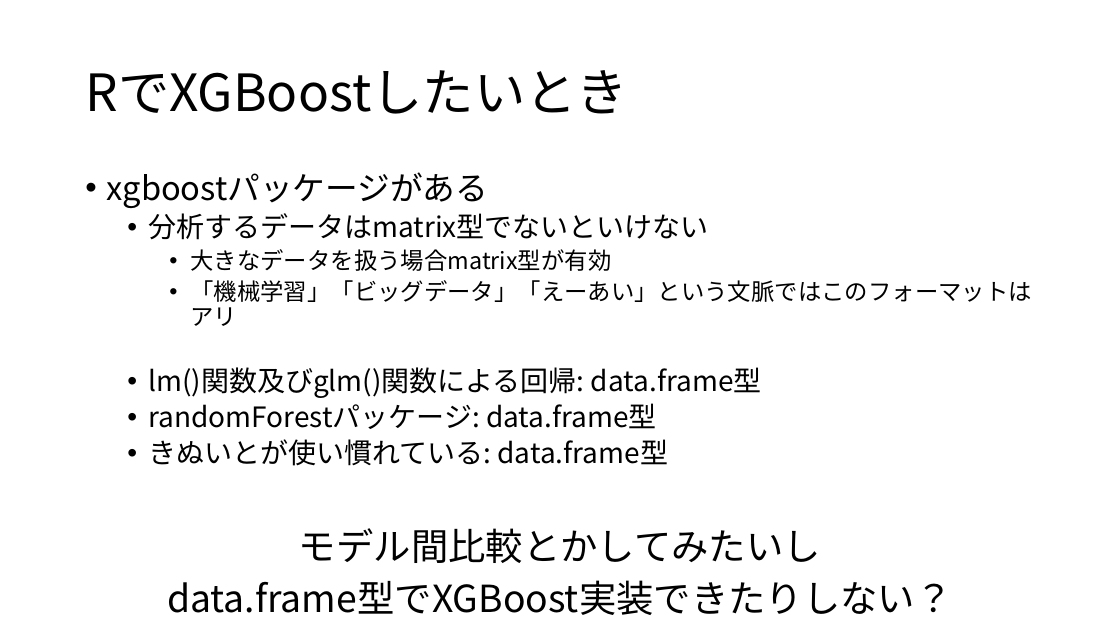
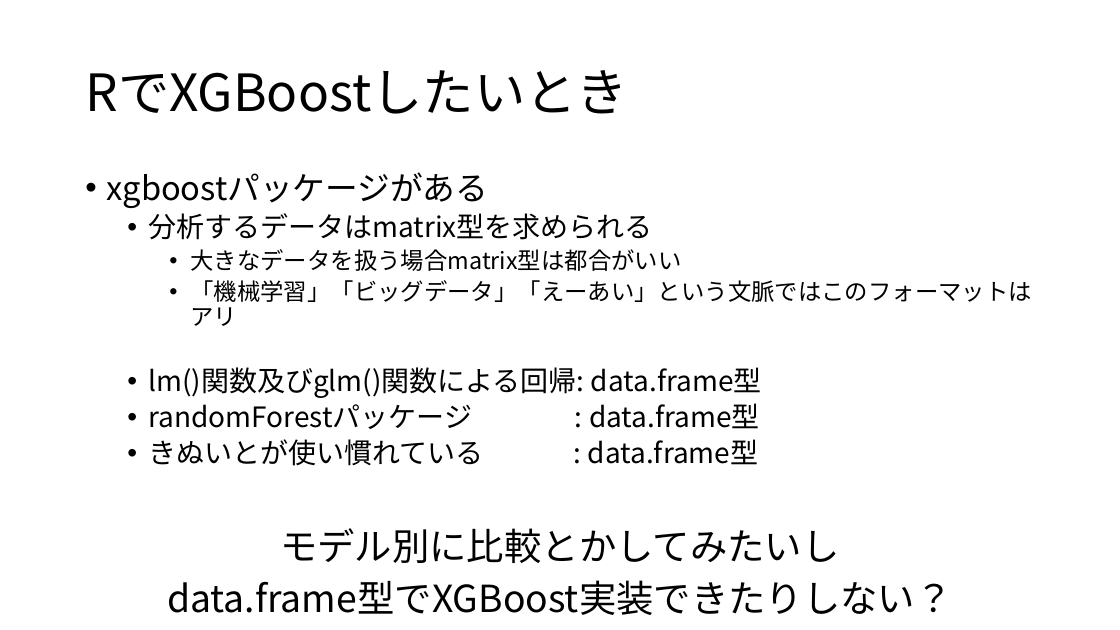
Before and after one commit to 8-u8/Kaggle, a slide deck: slide 23 of Santander/output/caretパッケージを使ったXGBoostのformula型.pptx (slide 20 before the commit). Drawn at 1120x630 pixels with LibreOffice and Linux fonts; fonts in the diff are those of the drawing. Boxes give left, top, right and bottom in pixels: in the first picture for what was removed or moved away, otherwise in the second. Text is boxed around its words. In the diff, an @@ line names an element or a change of style, - is before the commit and + after.

```diff
--- a/Santander/output/caretパッケージを使ったXGBoostのformula型.pptx
+++ b/Santander/output/caretパッケージを使ったXGBoostのformula型.pptx
@@ text at <box>148,213,681,271</box>: text changed; size 24 to 20 pt @@
-  • 分析するデータはmatrix型でないといけない
-    • 大きなデータを扱う場合matrix型が有効
+  • 分析するデータはmatrix型を求められる
+    • 大きなデータを扱う場合matrix型は都合がいい
@@ text at <box>148,403,839,563</box>: text changed @@
-  • randomForestパッケージ: data.frame型
-  • きぬいとが使い慣れている: data.frame型
-モデル間比較とかしてみたいし
+  • randomForestパッケージ : data.frame型
+  • きぬいとが使い慣れている : data.frame型
+モデル別に比較とかしてみたいし
```
Also in this commit, not shown: 15 other slides changed, 5 slides added, 1 slide removed, 2 other files.
